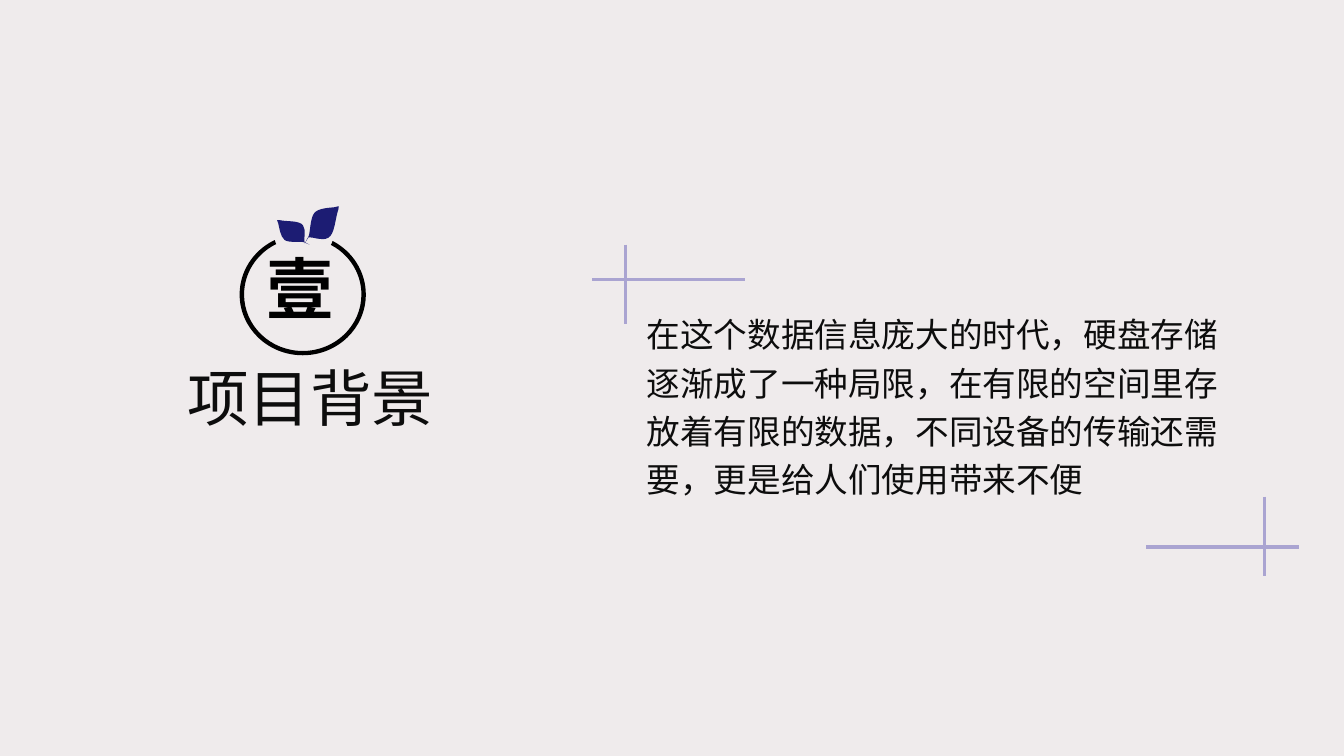
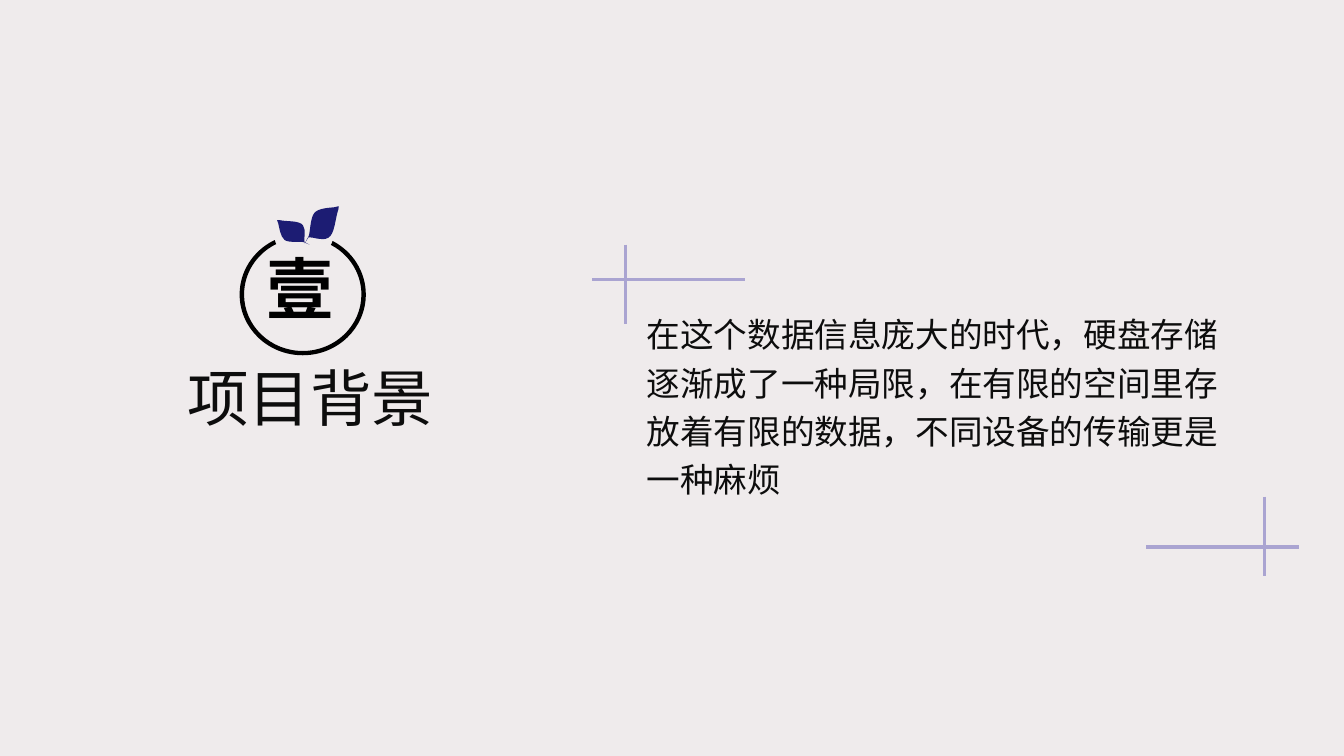
Before and after one commit to HopuTeam/MoeCloud, a slide deck: slide 3 of MoeCloud.pptx. Drawn at 1344x756 pixels with LibreOffice and Linux fonts; fonts in the diff are those of the drawing. Boxes give left, top, right and bottom in pixels: in the first picture for what was removed or moved away, otherwise in the second. Text is boxed around its words. In the diff, an @@ line names an element or a change of style, - is before the commit and + after.

```diff
--- a/MoeCloud.pptx
+++ b/MoeCloud.pptx
@@ text at (x1=647, y1=318, x2=1218, y2=495): text changed @@
-在这个数据信息庞大的时代，硬盘存储逐渐成了一种局限，在有限的空间里存放着有限的数据，不同设备的传输还需要，更是给人们使用带来不便
+在这个数据信息庞大的时代，硬盘存储逐渐成了一种局限，在有限的空间里存放着有限的数据，不同设备的传输更是一种麻烦
```
Also in this commit, not shown: 11 other slides changed, 2 slides added, 1 slide removed, 11 other files.
